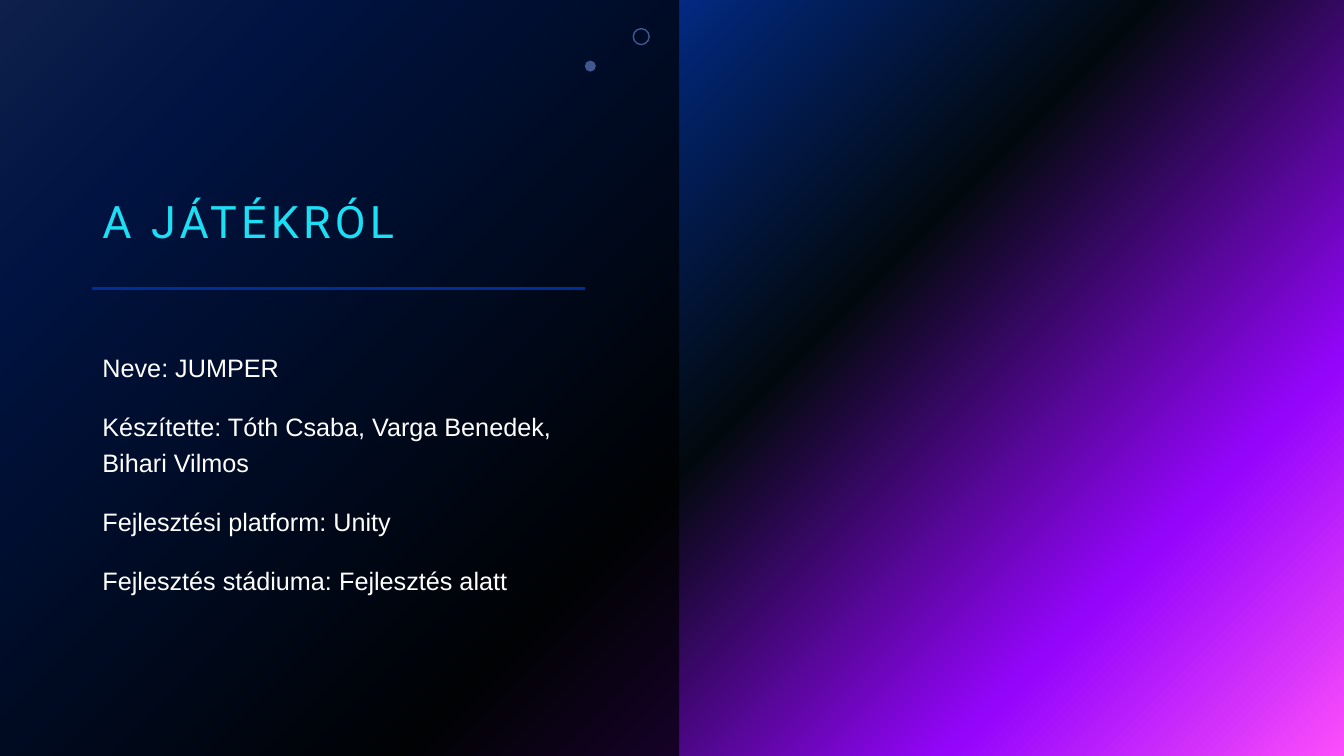
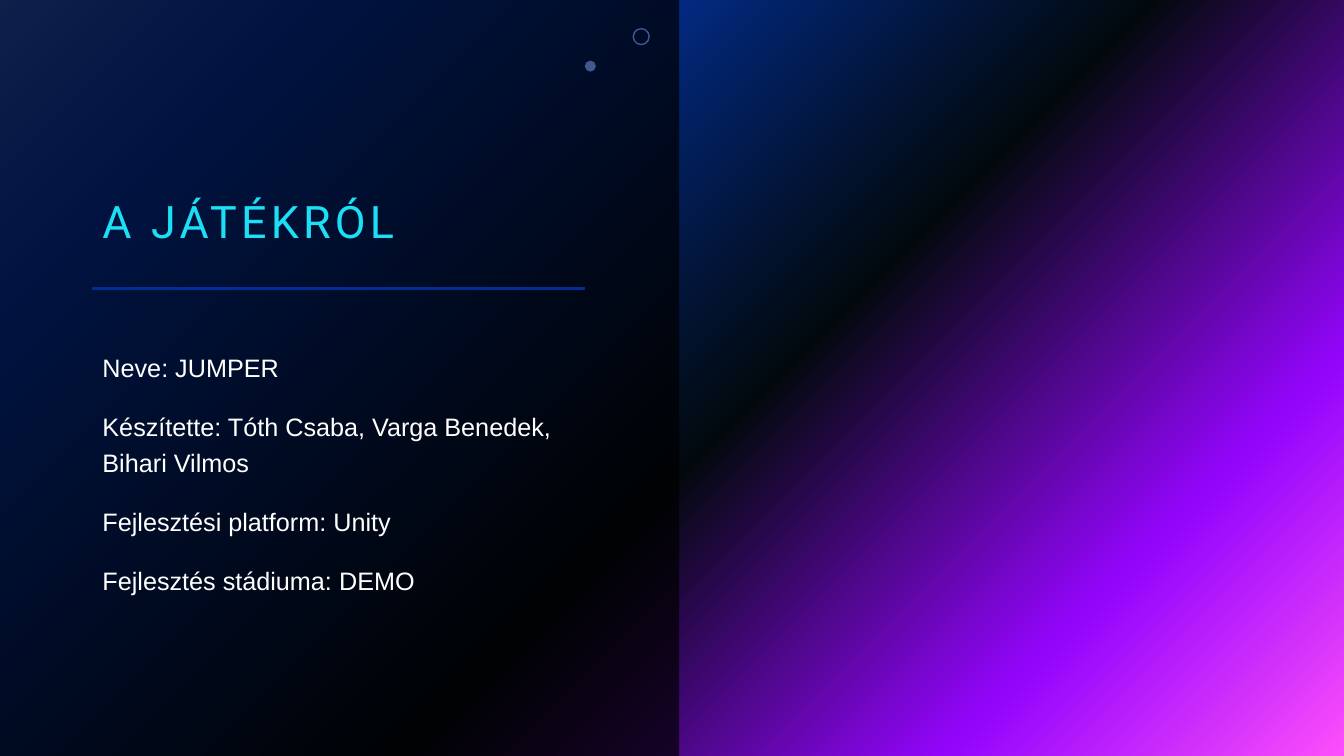
Before and after one commit to vargab3/Jumpermain, a slide deck: slide 2 of JUMPER.pptx. Drawn at 1344x756 pixels with LibreOffice and Linux fonts; fonts in the diff are those of the drawing; background and template pictures are left out. Boxes give left, top, right and bottom in pixels: in the first picture for what was removed or moved away, otherwise in the second. Text is boxed around its words. In the diff, an @@ line names an element or a change of style, - is before the commit and + after.

```diff
--- a/JUMPER.pptx
+++ b/JUMPER.pptx
@@ text at <box>102,571,415,595</box>: text changed @@
-Fejlesztés stádiuma: Fejlesztés alatt
+Fejlesztés stádiuma: DEMO
```
